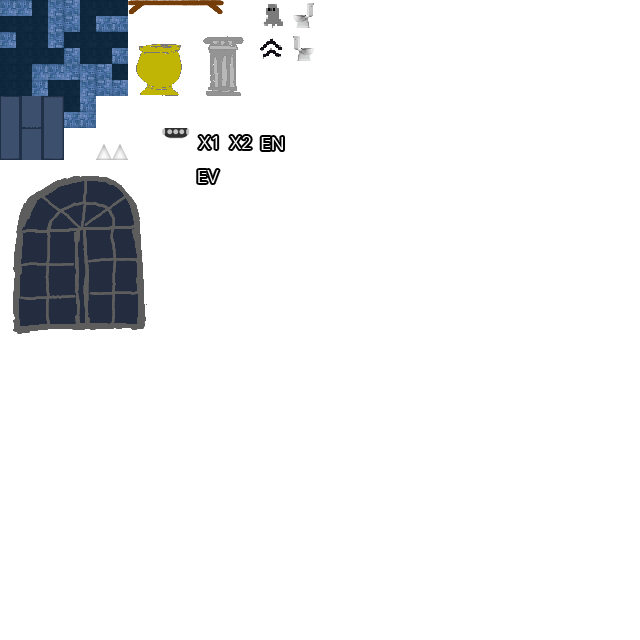
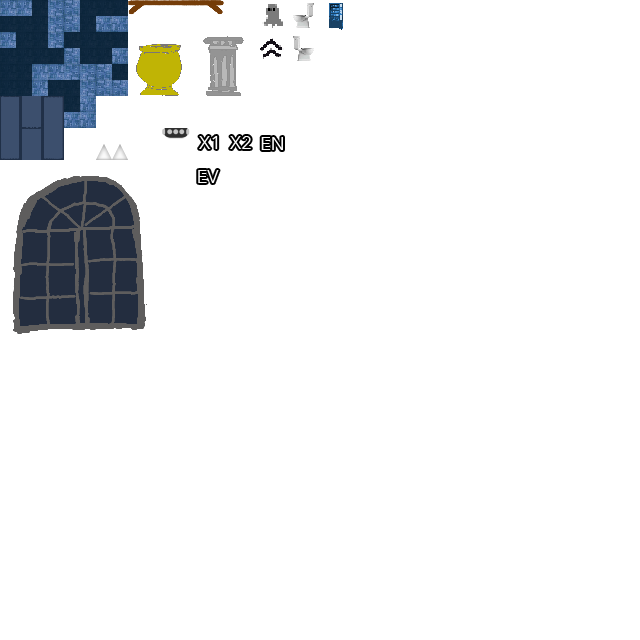
Layer changes from the first (640, 640) image to the second:
added layer "Layer 61" above "Layer 56" over [329, 3, 343, 30]
